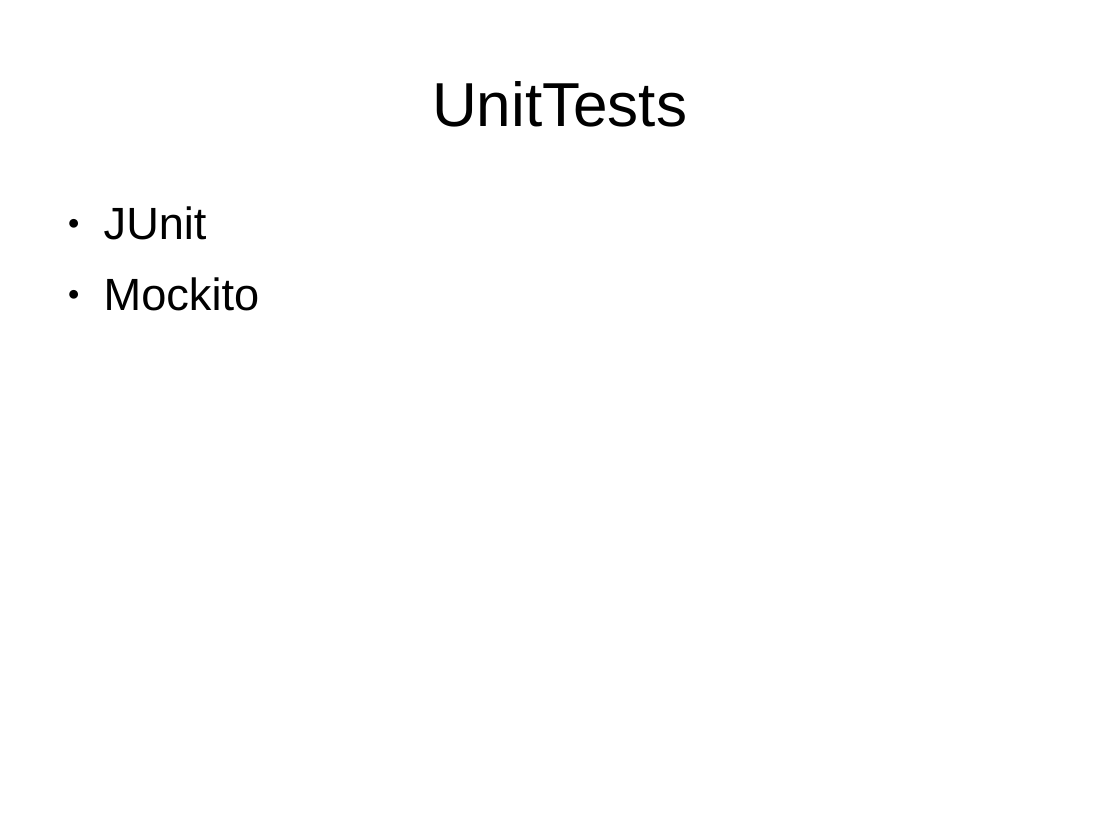
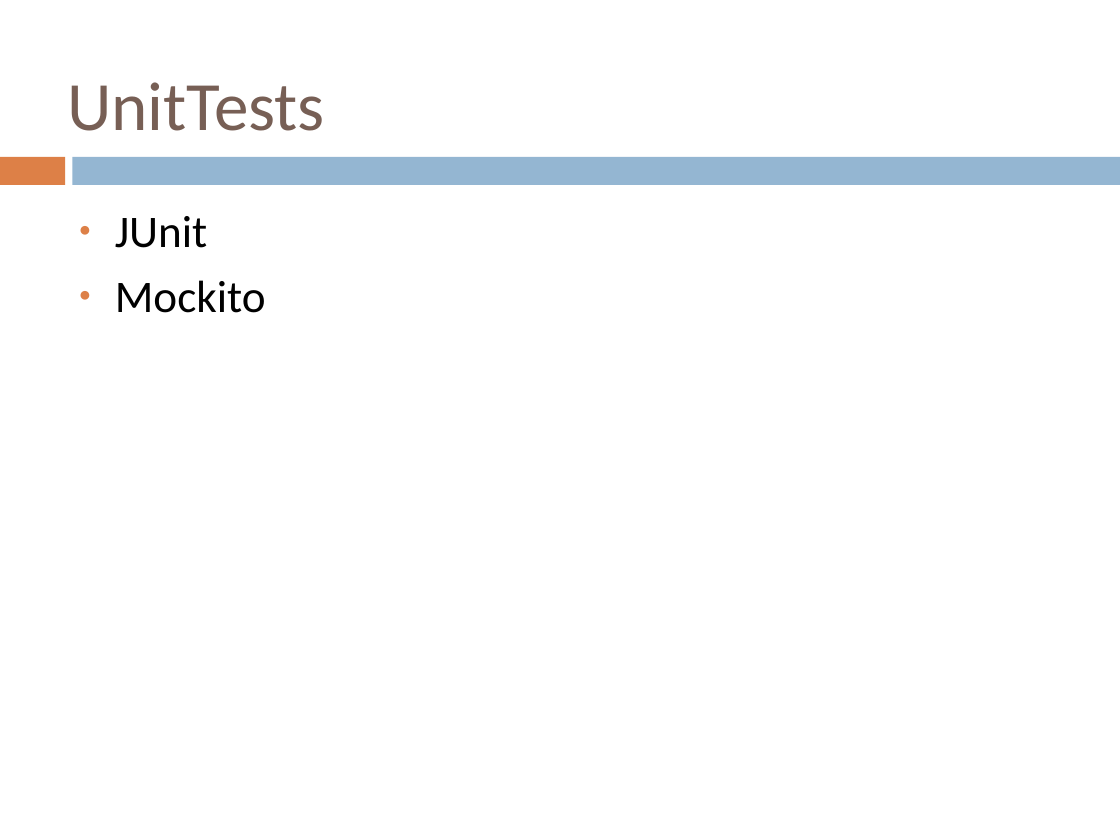
Before and after one commit to delsener/ch.zhaw.mdp.fallstudie, a slide deck: slide 9 of presentation/jmail_presentation.ppt (slide 6 before the commit). Drawn at 1120x840 pixels with LibreOffice and Linux fonts; fonts in the diff are those of the drawing; background and template pictures are left out. Boxes give left, top, right and bottom in pixels: in the first picture for what was removed or moved away, otherwise in the second. Text is boxed around its words. In the diff, an @@ line names an element or a change of style, - is before the commit and + after.

```diff
--- a/presentation/jmail_presentation.ppt
+++ b/presentation/jmail_presentation.ppt
@@ title "UnitTests" at [67,82,325,131]: size 44 to 49 pt, font Arial to Calibri, text colour #000000 to #775F55; alignment centre to left; line spacing 0.93 to 1 @@
@@ rectangle added at [0,157,65,185], fill #DD8047 @@
@@ rectangle added at [72,157,1120,185], fill #94B6D2 @@
@@ text "JUnit" at [115,216,266,313]: font Arial to Calibri; line spacing 0.93 to 1; less space between paragraphs; bullet colour #000000 to #DD8047 @@
```
Also in this commit, not shown: 6 other slides changed, 5 slides added, 2 slides removed.
